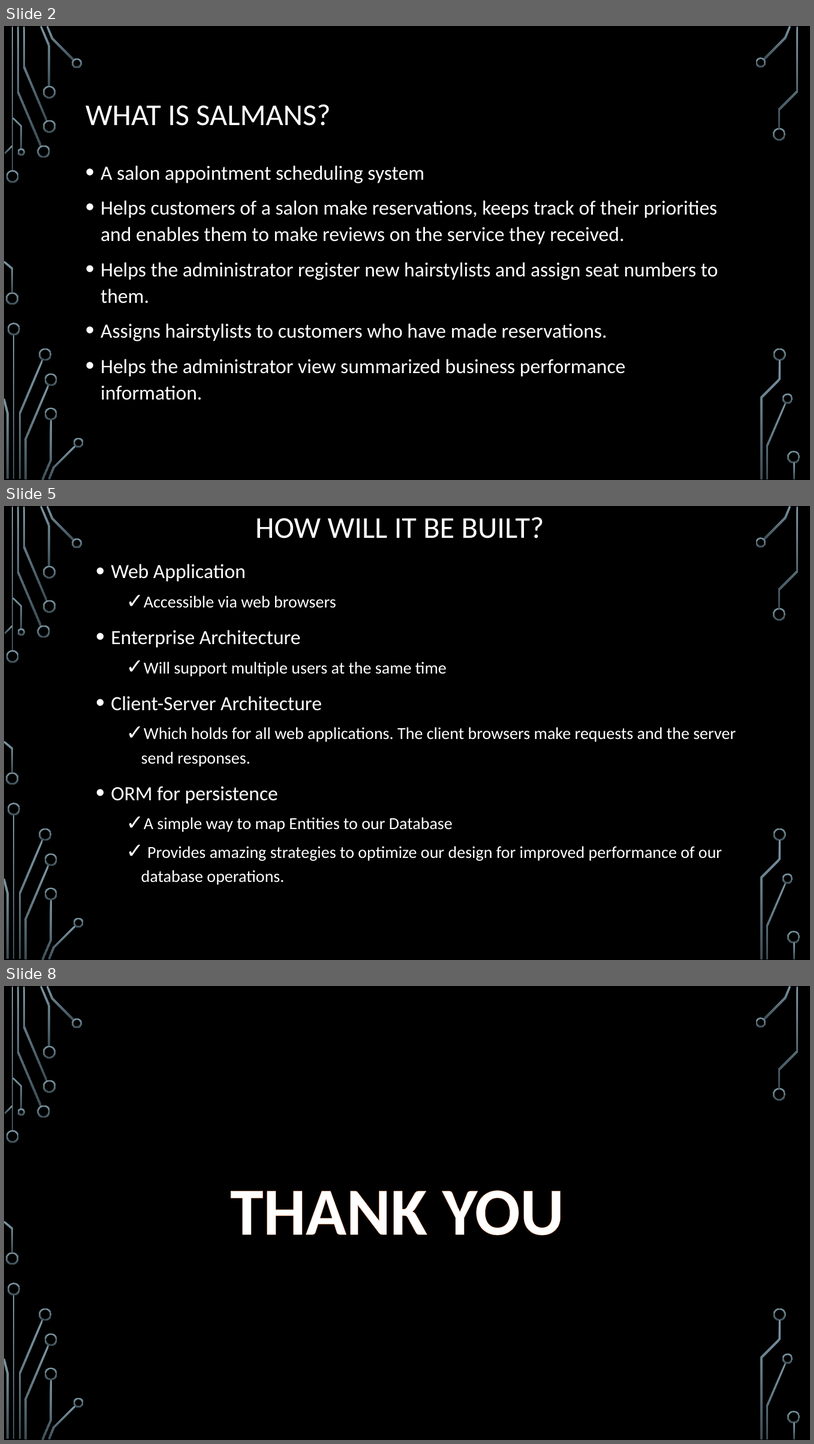
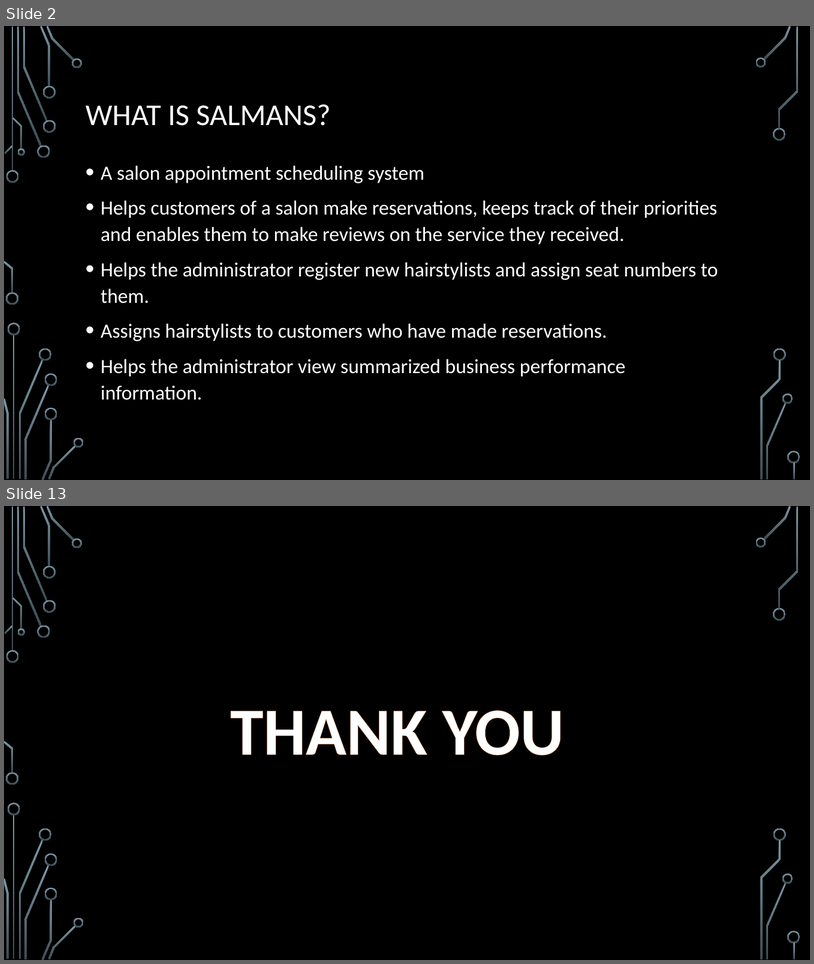
Before and after one commit to JohnLawal/SALMANS, a slide deck: Technical Documentation/projectpresentation.pptx. Shown one above the other, each under a label of ours: slides 2, 5 and 8 before the commit, slides 2 and 13 after it; the slides between them are not shown. The pictures are 814x1444 and 814x964 pixels, drawn with LibreOffice and Linux fonts; fonts in the diff are those of the drawing; background and template pictures are left out. Boxes give left, top, right and bottom in pixels: in the first picture for what was removed or moved away, otherwise in the second. Text is boxed around its words. In the diff, an @@ line names an element or a change of style, - is before the commit and + after.

```diff
--- a/Technical Documentation/projectpresentation.pptx
+++ b/Technical Documentation/projectpresentation.pptx
@@ slide 5 removed at [4,506,810,960], background picture (left out); not listed: 36 template elements that a slide beside it also shows @@
@@ title removed at [255,517,545,538] @@
-HOW WILL IT BE BUILT?
@@ text removed at [111,564,736,885] @@
-• Web Application
-  ✓ Accessible via web browsers
-• Enterprise Architecture
-  ✓ Will support multiple users at the same time
-• Client-Server Architecture
-  ✓ Which holds for all web applications. The client browsers make requests and the server send responses.
-• ORM for persistence
-  ✓ A simple way to map Entities to our Database
-  ✓ Provides amazing strategies to optimize our design for improved performance of our database operations.
@@ what was slide 8 is now slide 13 @@
```
Also in this commit, not shown: 3 slides changed, 7 slides added, 1 other slide removed, 6 other files.
